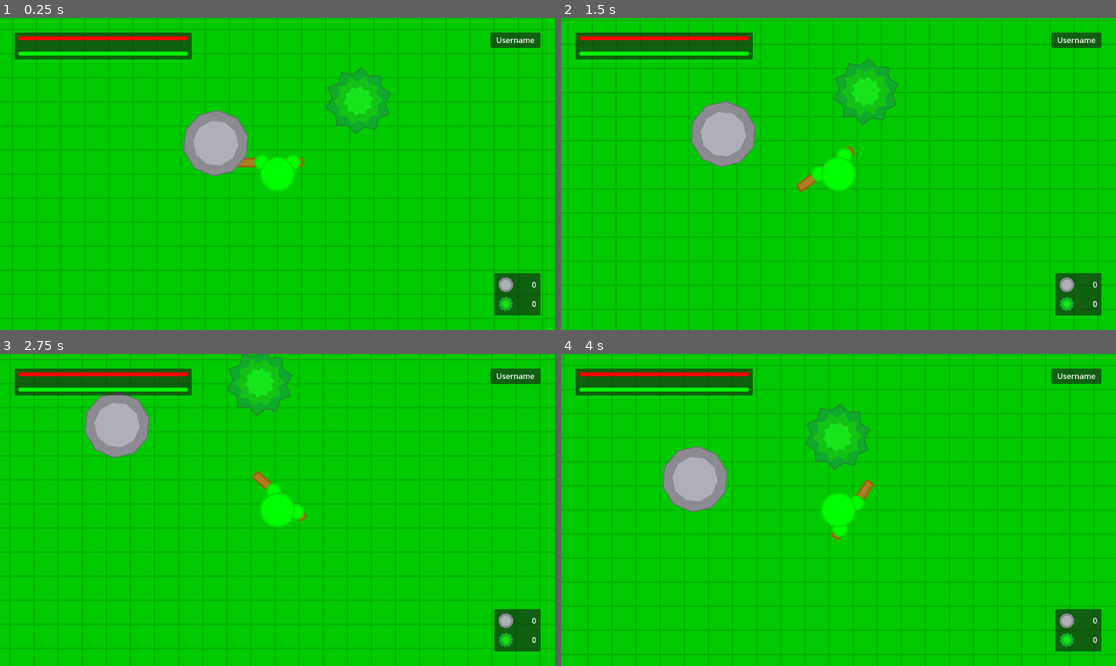
Above: before the commit, frames 1-4 (two rows, left to right).
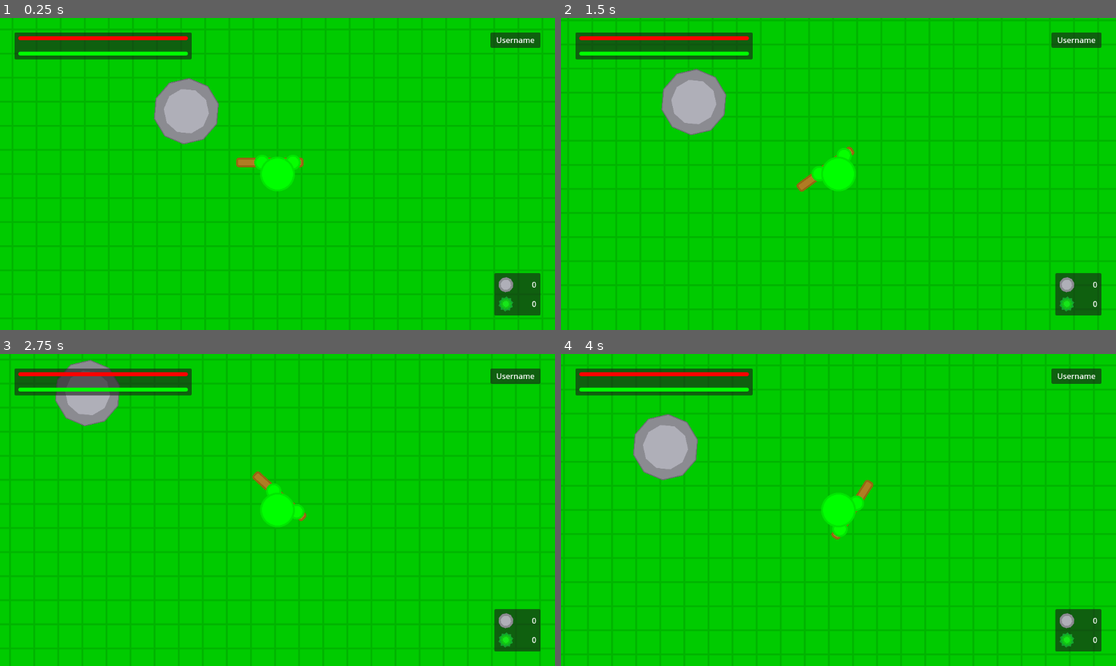
Above: after the commit, the same moments.

Repository: ColormaticStudios/runic-godot
Game: Godot game, scene res://scenes/world.tscn
Two runs of this game, one before a commit and one after it. Both use one fixed random seed, a clock stepped at 60 frames per second and the inputs below.
Inputs (mouse positions are in pixels of both pictures, inside the frame that each line leads up to):
- Up to frame 1 (0.25 s): no input
- Up to frame 2 (1.5 s): tap Enter at 0.5 s; move the mouse to (960, 158) at 0.52 s; press the mouse at (960, 158) at 0.53 s; hold D (move_right) 0.53-1.28 s; move the mouse to (727, 189) at 1.27 s; release the mouse at (727, 189) at 1.28 s; hold S (move_down) from 1.28 s (still down); click (727, 189) at 1.35 s
- Up to frame 3 (2.75 s): move the mouse to (333, 441) at 2.02 s; release S (move_down) at 2.03 s; press the mouse at (333, 441) at 2.03 s; hold D (move_right) from 2.03 s (still down)
- Up to frame 4 (4 s): move the mouse to (810, 572) at 2.77 s; release D (move_right) at 2.78 s; release the mouse at (810, 572) at 2.78 s; hold W (move_up) 2.78-3.53 s; click (810, 572) at 2.85 s; move the mouse to (1005, 556) at 3.52 s; press the mouse at (1005, 556) at 3.53 s; hold A (move_left) from 3.53 s (still down)

The runs differ from the first frame. In frame 1, 4.4% of the frame differs, in the area x 27-71%, y 15-51%; in frame 2, 4.4%; in frame 3, 4.1%; in frame 4, 4.4%, in the area x 12-56%, y 15-51%.

Commit message:
Object scattering

Diff:
--- a/scenes/world.tscn
+++ b/scenes/world.tscn
@@ -1,26 +1,26 @@
-[gd_scene load_steps=9 format=3 uid="uid://deus4t8mmx6pp"]
+[gd_scene load_steps=8 format=3 uid="uid://deus4t8mmx6pp"]
 
+[ext_resource type="Script" path="res://script/world.gd" id="1_fj2dk"]
 [ext_resource type="PackedScene" uid="uid://4dsm0l7s6vki" path="res://data/character/character.tscn" id="1_gadv2"]
 [ext_resource type="Texture2D" uid="uid://vyhureoc5qlp" path="res://textures/world/biome/forest/grass.svg" id="2_xtc31"]
-[ext_resource type="PackedScene" uid="uid://ikvaekbnft70" path="res://data/objects/stone.tscn" id="3_l3ue5"]
-[ext_resource type="PackedScene" uid="uid://c7ir6imnqx4py" path="res://data/objects/tree.tscn" id="4_qpvcg"]
 
 [sub_resource type="WorldBoundaryShape2D" id="WorldBoundaryShape2D_0fcbb"]
 normal = Vector2(0, 1)
-distance = -2000.0
+distance = -3000.0
 
 [sub_resource type="WorldBoundaryShape2D" id="WorldBoundaryShape2D_cl8ds"]
 normal = Vector2(-1, 0)
-distance = -2000.0
+distance = -3000.0
 
 [sub_resource type="WorldBoundaryShape2D" id="WorldBoundaryShape2D_5jryn"]
-distance = -2000.0
+distance = -3000.0
 
 [sub_resource type="WorldBoundaryShape2D" id="WorldBoundaryShape2D_j3vu4"]
 normal = Vector2(1, 0)
-distance = -2000.0
+distance = -3000.0
 
 [node name="world" type="Node2D"]
+script = ExtResource("1_fj2dk")
 
 [node name="character" parent="." instance=ExtResource("1_gadv2")]
 
@@ -31,15 +31,9 @@
 texture_repeat = 2
 texture = ExtResource("2_xtc31")
 region_enabled = true
-region_rect = Rect2(0, 0, 4000, 4000)
+region_rect = Rect2(0, 0, 8000, 8000)
 
 [node name="objects" type="Node2D" parent="."]
-
-[node name="stone" parent="objects" instance=ExtResource("3_l3ue5")]
-position = Vector2(-128, -64)
-
-[node name="tree" parent="objects" instance=ExtResource("4_qpvcg")]
-position = Vector2(168, -152)
 
 [node name="world_boundaries" type="StaticBody2D" parent="."]
 
--- /dev/null
+++ b/script/world.gd
@@ -0,0 +1,20 @@
+@tool
+extends Node2D
+
+
+var objects = [
+	"res://data/objects/stone.tscn",
+	"res://data/objects/tree.tscn"
+]
+var object_ammount = 20 #the ammount of each type of object
+var this_seed = 1234
+
+
+func _ready():
+	seed(this_seed)
+	for object in objects:
+		for iter in range(object_ammount):
+			var this_object = load(object).instantiate()
+			this_object.position.x = randf_range(-4000, 4000)
+			this_object.position.y = randf_range(-4000, 4000)
+			$objects.add_child(this_object)
